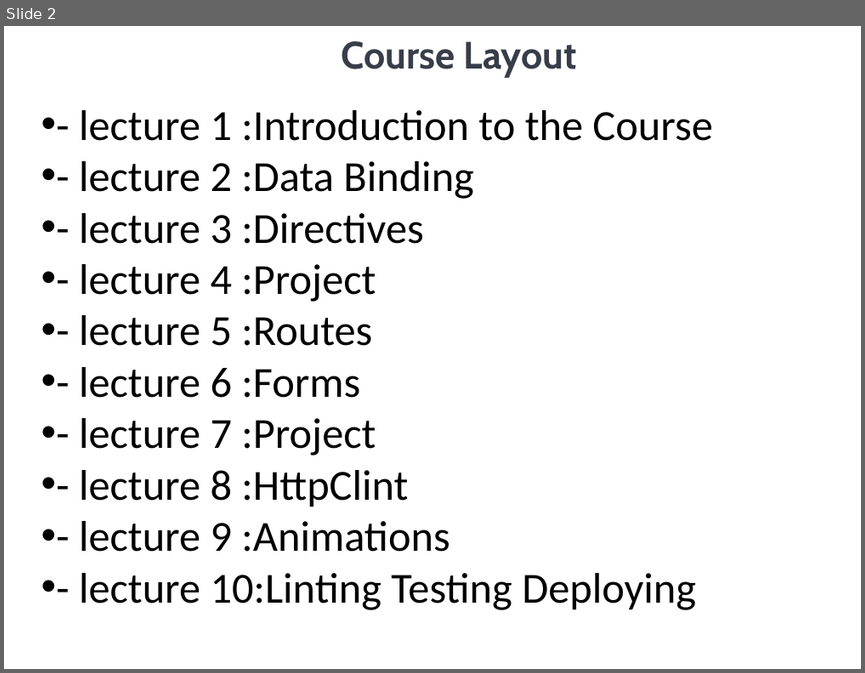
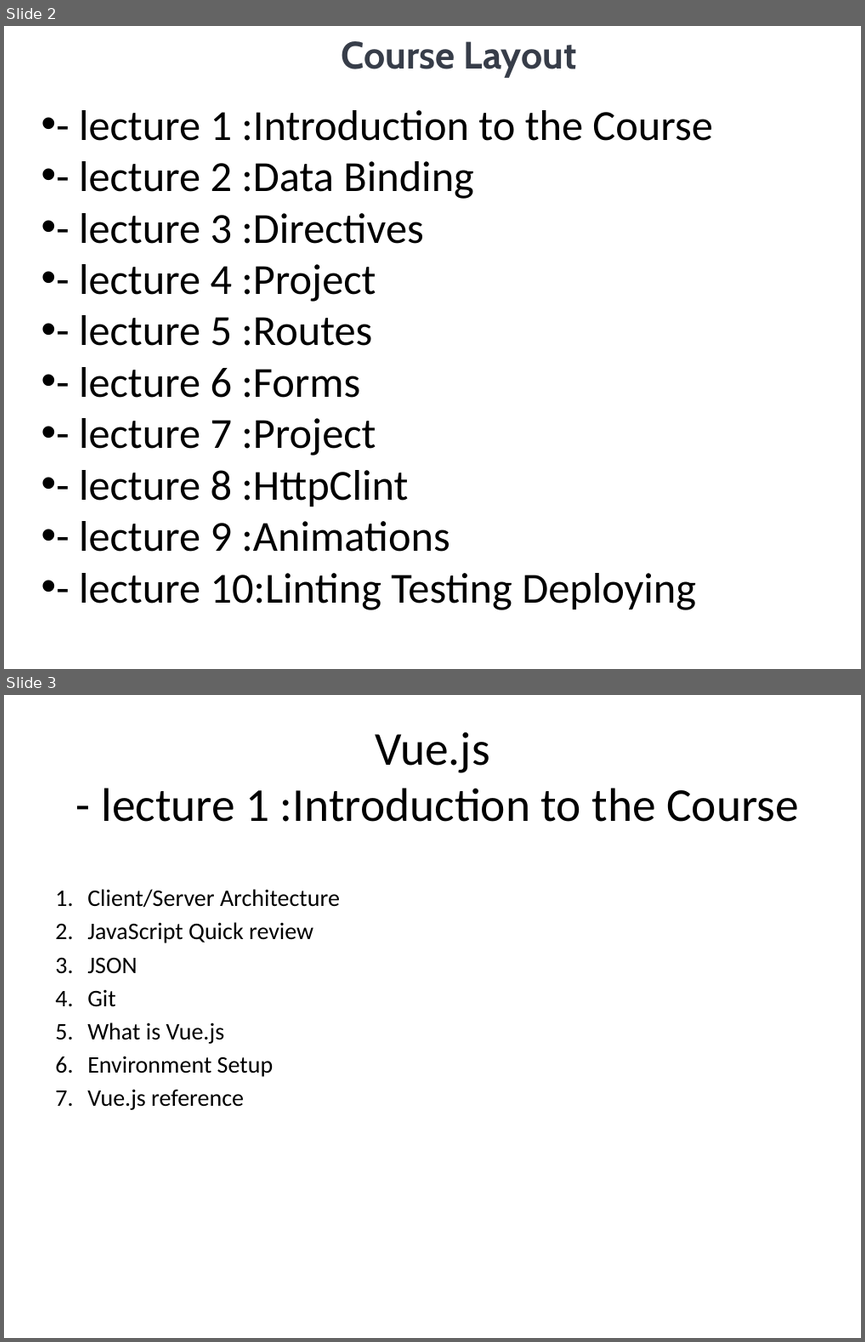
Before and after one commit to TarekSherif/Vue-CLI-Course, a slide deck: 1-PPT/L1 Architecture.pptx. Shown one above the other, each under a label of ours: slide 2 before the commit, slides 2 and 3 after it. The pictures are 865x673 and 865x1342 pixels, drawn with LibreOffice and Linux fonts; fonts in the diff are those of the drawing. Boxes give left, top, right and bottom in pixels: in the first picture for what was removed or moved away, otherwise in the second. Text is boxed around its words. In the diff, an @@ line names an element or a change of style, - is before the commit and + after.

```diff
--- a/1-PPT/L1 Architecture.pptx
+++ b/1-PPT/L1 Architecture.pptx
@@ slide 3 added at (4, 695, 861, 1338), background #FFFFFF @@
@@ title added at (101, 732, 798, 822), 39.6 pt, text #000000 @@
+Vue.js
+- lecture 1 :Introduction to the Course
@@ text added at (87, 889, 340, 1110), 20 pt, text #000000 @@
+1. Client/Server Architecture
+2. JavaScript Quick review
+3. JSON
+4. Git
+5. What is Vue.js
+6. Environment Setup
+7. Vue.js reference
```
Also in this commit, not shown: 1 slide changed, 13 other slides added, 1 slide removed, 2 other files.
